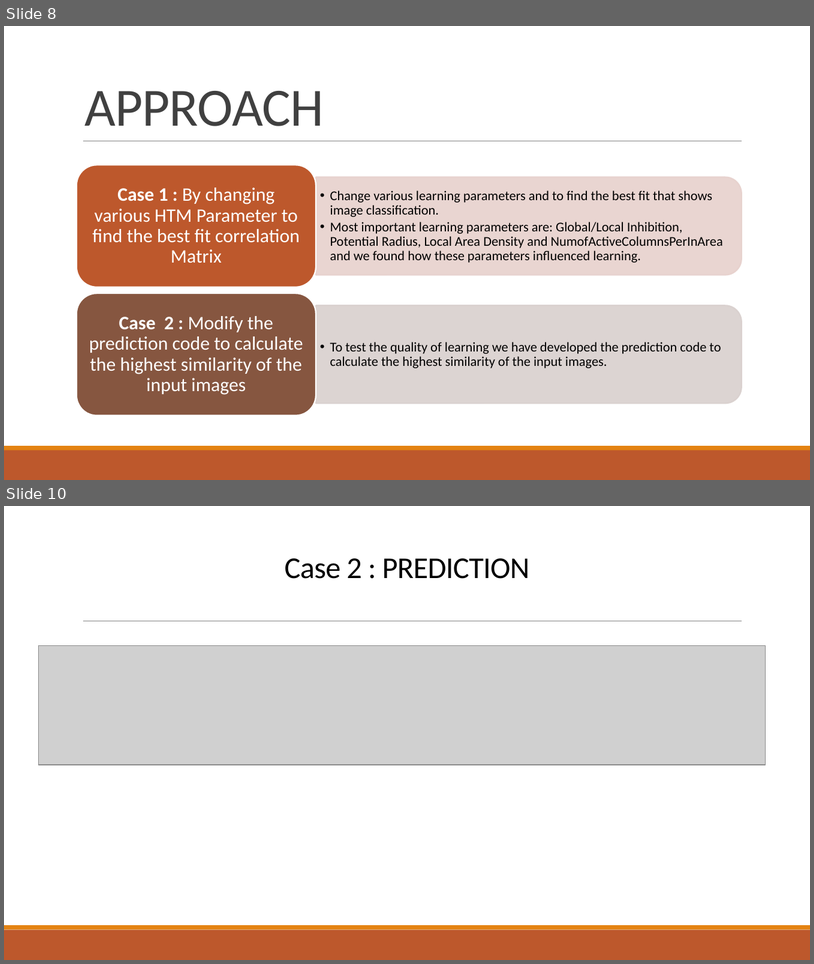
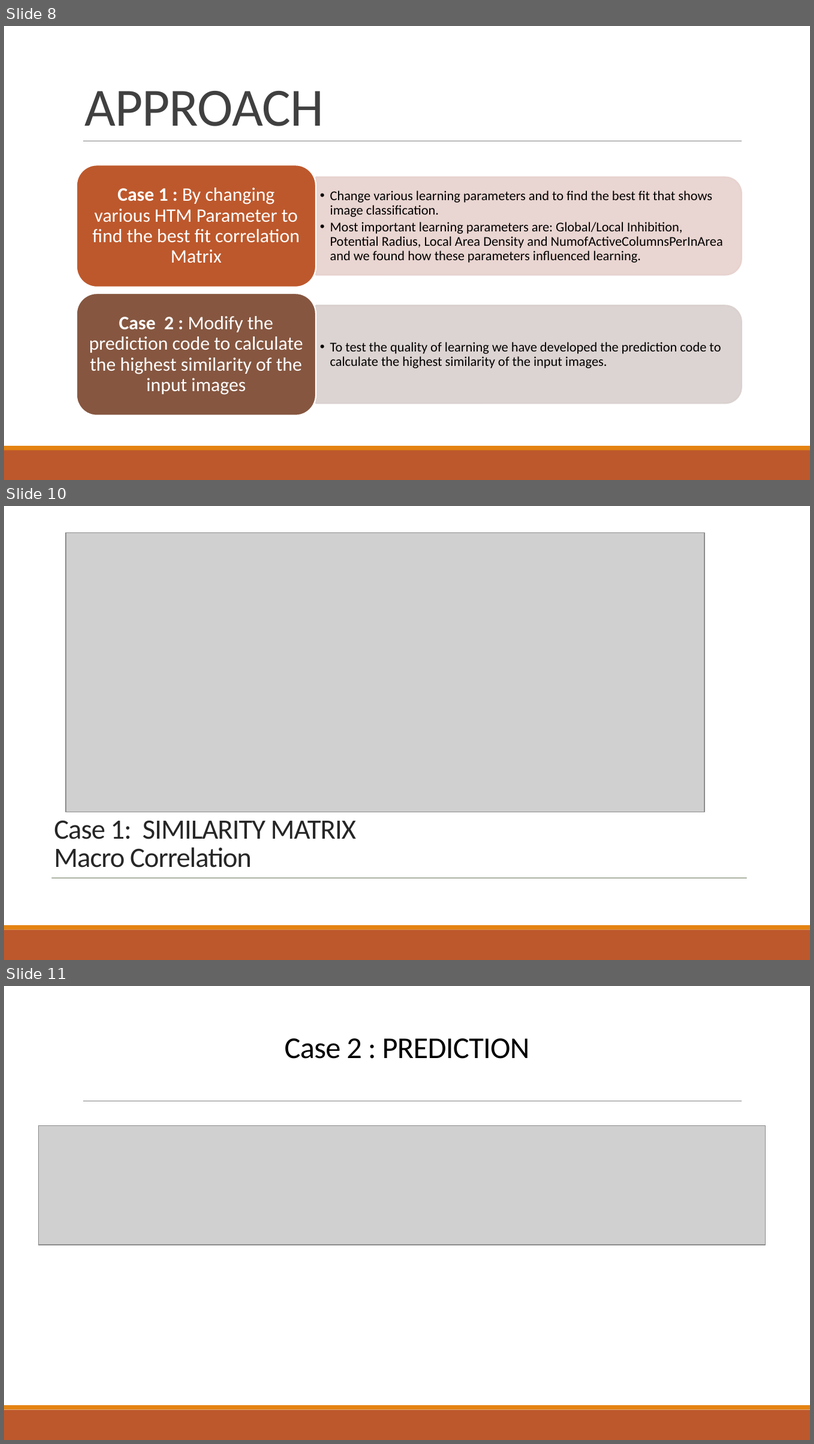
Before and after one commit to VeenaAlphonsa/neocortexapi-classification, a slide deck: MySEProject/Documentation/Presentation - ANALYSE IMAGE CLASSIFICATION.pptx. Shown one above the other, each under a label of ours: slides 8 and 10 before the commit, slides 8, 10 and 11 after it; the slides between them are not shown. The pictures are 814x964 and 814x1444 pixels, drawn with LibreOffice and Linux fonts; fonts in the diff are those of the drawing; grey boxes stand for pictures. Boxes give left, top, right and bottom in pixels: in the first picture for what was removed or moved away, otherwise in the second. Text is boxed around its words. In the diff, an @@ line names an element or a change of style, - is before the commit and + after.

```diff
--- a/MySEProject/Documentation/Presentation - ANALYSE IMAGE CLASSIFICATION.pptx
+++ b/MySEProject/Documentation/Presentation - ANALYSE IMAGE CLASSIFICATION.pptx
@@ slide 10 added at <box>4,506,810,960</box>, background #FFFFFF @@
@@ rectangle added at <box>4,506,810,925</box>, fill #FFFFFF @@
@@ picture added at <box>66,532,705,811</box> @@
@@ title added at <box>54,820,356,867</box>, 25 pt, text #262626 @@
+Case 1: SIMILARITY MATRIX
+Macro Correlation
@@ line added from (51, 878) to (747, 878), #637052 0.5 pt @@
@@ rectangle added at <box>4,925,810,930</box>, fill #E48312 @@
@@ rectangle added at <box>4,930,810,960</box>, fill #BD582C @@
@@ what was slide 10 is now slide 11 @@
```
Also in this commit, not shown: 3 slides changed, 2 other files.
